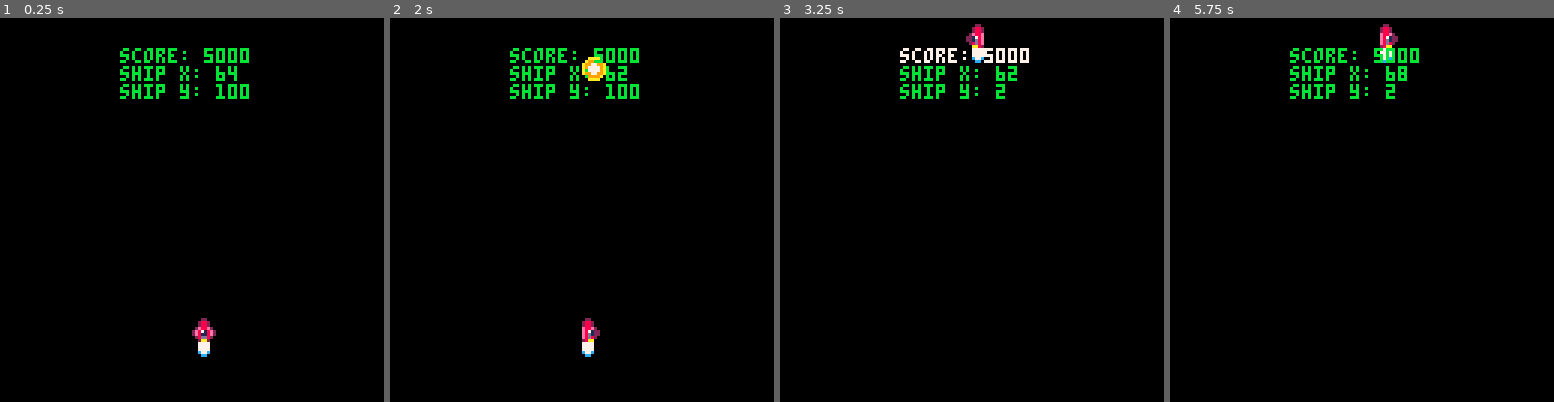
Above: before the commit, frames 1-4 (left to right).
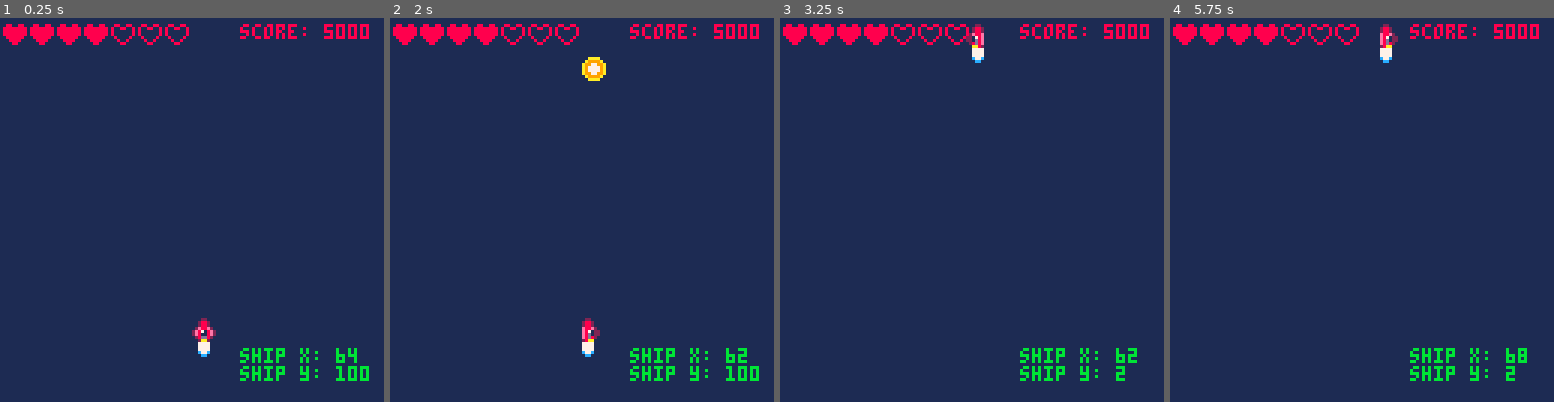
Above: after the commit, the same moments.

Repository: chihirotange/pico8
Game: PICO-8 cartridge shmup/main.p8
Two runs of this game, one before a commit and one after it. Both use one fixed random seed, a clock stepped at 60 frames per second and the inputs below.
Inputs:
- Up to frame 1 (0.25 s): no input
- Up to frame 2 (2 s): tap O (Z key) at 0.33, 0.7, 1.43 s; hold Left from 1.97 s (still down)
- Up to frame 3 (3.25 s): tap O (Z key) at 2.22, 3.1 s; release Left at 2.37 s; hold Down 2.42-2.82 s; hold Right from 2.87 s (still down)
- Up to frame 4 (5.75 s): release Right at 3.53 s; hold Up 3.58-4.08 s; tap O (Z key) at 3.98, 4.87 s; hold Right 4.13-4.53 s; hold Down 4.58-5.08 s; hold Left from 5.13 s (still down)

The runs differ from the first frame. In frame 1, 100% of the frame differs, in the area x 0-100%, y 0-100%; in frame 2, 99%; in frame 3, 100%; in frame 4, 100%.

Commit message:
added health and score UI

Diff:
--- a/shmup/main.p8
+++ b/shmup/main.p8
@@ -3,13 +3,13 @@
 __lua__
 #include shmup.lua
 __gfx__
-00000000000220000002200000022000000000000077770000777700000770000077770000777700000000000000000000000000000000000000000000000000
-00000000002882000028820000288200000000000077770000777700000770000077770000777700000000000000000000000000000000000000000000000000
-007007000028820000288200002882000000000000c77c0000777700000770000077770000c77c00000000000000000000000000000000000000000000000000
-0007700002e88e0002e88e2000e88e2000000000000cc00000c77c000007700000c77c00000cc000000000000000000000000000000000000000000000000000
-0007700022178e002e8718e200e871220000000000000000000cc00000077000000cc00000000000000000000000000000000000000000000000000000000000
-00700700221d8e002e8118e200e8d122000000000000000000000000000cc0000000000000000000000000000000000000000000000000000000000000000000
-00000000028d8e00028dd82000e8d820000000000000000000000000000cc0000000000000000000000000000000000000000000000000000000000000000000
+00000000000220000002200000022000000000000077770000777700000770000077770000777700000000000880088008800880000000000000000000000000
+00000000002882000028820000288200000000000077770000777700000770000077770000777700000000008008800888888888000000000000000000000000
+007007000028820000288200002882000000000000c77c0000777700000770000077770000c77c00000000008000000888888888000000000000000000000000
+0007700002e88e0002e88e2000e88e2000000000000cc00000c77c000007700000c77c00000cc000000000008000000888888888000000000000000000000000
+0007700022178e002e8718e200e871220000000000000000000cc00000077000000cc00000000000000000000800008008888880000000000000000000000000
+00700700221d8e002e8118e200e8d122000000000000000000000000000cc0000000000000000000000000000080080000888800000000000000000000000000
+00000000028d8e00028dd82000e8d820000000000000000000000000000cc0000000000000000000000000000008800000088000000000000000000000000000
 0000000000aa8200002aa2000028aa00000000000000000000000000000000000000000000000000000000000000000000000000000000000000000000000000
 00aaaa00000000000000000000000000000000000000000000000000000000000000000000000000000000000000000000000000000000000000000000000000
 0a9999a0000000000000000000000000000000000000000000000000000000000000000000000000000000000000000000000000000000000000000000000000
--- a/shmup/shmup.lua
+++ b/shmup/shmup.lua
@@ -22,6 +22,10 @@
 
     --score
     score = 5000
+
+    --current_lives
+    max_lives = 7
+    current_lives = 4
 end
 
 function _update()
@@ -83,7 +87,7 @@
 end
 
 function _draw()
-    cls()
+    cls(1)
     spr(ship_current_spr,ship_x,ship_y)
 
     --flame
@@ -100,13 +104,22 @@
 
     spr(bull_spr,bull_x,bull_y)
 
-    print("score: "..score, 40,10)
-    debug()
+    --lives
+    for i = 0,max_lives - 1 do
+        if current_lives > i then
+            spr(12, 1 + i*9,2)
+        else
+            spr(11, 1 + i *9,2)
+        end
+    end
+
+    print("score: "..score, 80,2, 8)
+    debug(80,110)
 
 
 end
 
-function debug()
-    print("ship x: " .. ship_x, 11)
-    print("ship y: " .. ship_y, 11)
+function debug(x,y)
+    print("ship x: " .. ship_x, x, y, 11)
+    print("ship y: " .. ship_y)
 end
